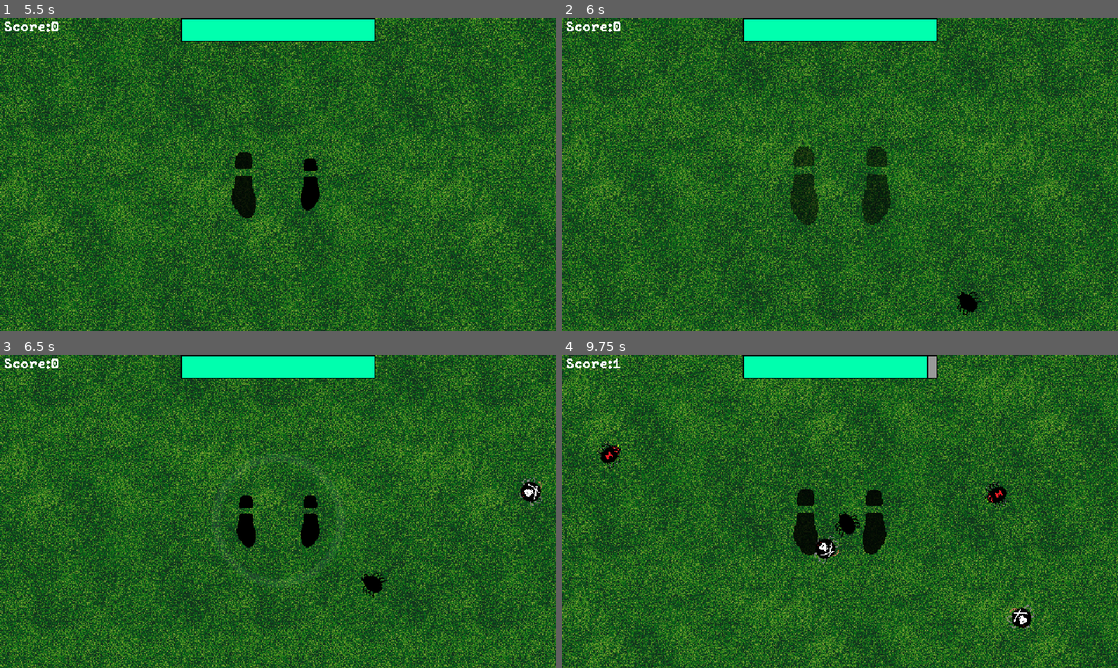
Above: before the commit, frames 1-4 (two rows, left to right).
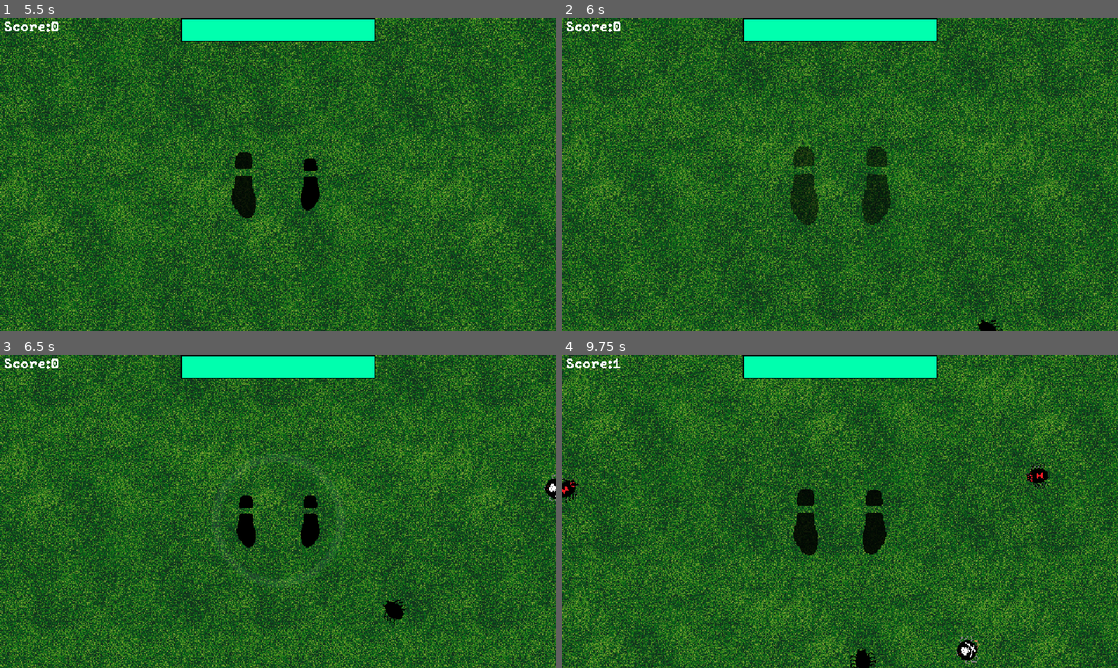
Above: after the commit, the same moments.

Repository: Burger-Bois/ld56
Game: Godot game, scene res://src/main.tscn
Two runs of this game, one before a commit and one after it. Both use one fixed random seed, a clock stepped at 60 frames per second and the inputs below.
Inputs:
- Up to frame 1 (5.5 s): click "Start" at 0.5 s; tap Enter at 1.25, 5 s; hold D (right) 1.28-2.03 s; tap Space (jump) at 1.35, 1.52, 1.82, 2.1, 2.27, 2.57, 2.75, 2.85, 3.6, 3.77, 4.07, 4.35, 4.52, 4.82, 5.1, 5.27 s; hold S (backward) 2.03-2.78 s; hold D (right) 2.78-3.53 s; hold W (forward) 3.53-4.28 s; hold A (left) from 4.28 s (still down)
- Up to frame 2 (6 s): tap Space (jump) at 5.57, 5.85 s; release A (left) at 5.78 s; hold S (backward) from 5.78 s (still down)
- Up to frame 3 (6.5 s): keep holding S (backward)
- Up to frame 4 (9.75 s): release S (backward) at 6.53 s; hold D (right) 6.53-7.28 s; tap Space (jump) at 6.6, 6.77, 7.07, 7.35, 7.52, 7.82, 8.1, 8.27, 8.57, 8.85, 9.6 s; hold W (forward) 7.28-8.03 s; hold D (right) 8.03-8.78 s; hold S (backward) 8.78-9.53 s; hold A (left) from 9.53 s (still down)

Frame 1 is identical in both runs. In frame 2, 0.3% of the frame differs, in the area x 71-80%, y 87-100%; in frame 3, 0.7%; in frame 4, 1.8%, in the area x 0-88%, y 0-100%.

Commit message:
Timed speed powerup

Diff:
--- a/src/player.gd
+++ b/src/player.gd
@@ -17,6 +17,7 @@
 var _current_pivot: Node2D
 var _health
 var _default_turn_speed
+var _default_jump_speed
 
 var _state: State = State.IDLE
 
@@ -25,6 +26,7 @@
 
 func _ready():
 	_default_turn_speed = turn_speed
+	_default_jump_speed = jump_speed
 	set_health(100)
 	SignalBus.enemy_hit.connect(on_enemy_hit)
 	_current_pivot = _left_boot
@@ -110,7 +112,7 @@
 	if enemy is SpikeyEnemy:
 		$TakeDamageAudioPlayer.play()
 	if enemy is SpeedPowerUpEnemy:
-		turn_speed = _default_turn_speed * 2
+		start_speed_powerup()
 
 
 func set_health(health: int):
@@ -136,6 +138,17 @@
 	$JumpAudioPlayer.play()
 	_left_boot.jump_finished.connect(_jump_finished)
 
+func start_speed_powerup():
+	turn_speed = _default_turn_speed * 1.75
+	jump_speed = _default_jump_speed * 1.5
+	$SpeedPowerupTimer.start()
+
+
+func end_speed_powerup():
+	turn_speed = _default_turn_speed
+	jump_speed = _default_jump_speed
+	$SpeedPowerupTimer.stop()
+
 
 func _jump_finished():
 	_left_boot.jump_finished.disconnect(_jump_finished)
@@ -146,3 +159,7 @@
 
 func end_jump():
 	_state = State.IDLE
+
+
+func _on_speed_powerup_timer_timeout() -> void:
+	end_speed_powerup()
--- a/src/player.tscn
+++ b/src/player.tscn
@@ -114,8 +114,6 @@
 collision_mask = 2
 motion_mode = 1
 script = ExtResource("1_4c8sp")
-turn_speed = null
-jump_speed = null
 
 [node name="Shockwave" type="Sprite2D" parent="."]
 position = Vector2(0, 10)
@@ -156,7 +154,11 @@
 "shockwave": SubResource("AnimationLibrary_73hsd")
 }
 
+[node name="SpeedPowerupTimer" type="Timer" parent="."]
+wait_time = 10.0
+
 [connection signal="hit" from="LeftBoot" to="." method="take_damage"]
 [connection signal="hit" from="RightBoot" to="." method="take_damage"]
 [connection signal="timeout" from="DazeTimer" to="." method="end_jump"]
 [connection signal="timeout" from="InvincibilityTimer" to="." method="set" binds= ["_invincible", false]]
+[connection signal="timeout" from="SpeedPowerupTimer" to="." method="_on_speed_powerup_timer_timeout"]
--- a/src/stage.gd
+++ b/src/stage.gd
@@ -55,7 +55,7 @@
 		return linear_enemy_scene
 	elif enemy_select <= 55:
 		return random_enemy_scene
-	elif enemy_select <= 87:
+	elif enemy_select <= 85:
 		return spikey_enemy_scene
 	elif enemy_select <= 90:
 		return speed_powerup_scene
--- a/src/stage.tscn
+++ b/src/stage.tscn
@@ -1,13 +1,14 @@
-[gd_scene load_steps=19 format=4 uid="uid://bfa2xbiiyaxkl"]
+[gd_scene load_steps=20 format=4 uid="uid://bfa2xbiiyaxkl"]
 
 [ext_resource type="PackedScene" uid="uid://j82506cb8570" path="res://src/player.tscn" id="1_pla2g"]
 [ext_resource type="Script" path="res://src/stage.gd" id="1_x0yvg"]
 [ext_resource type="PackedScene" uid="uid://dm32023ha7bv" path="res://src/linear_enemy.tscn" id="2_7mh81"]
-[ext_resource type="PackedScene" uid="uid://jx0os7xl2mql" path="res://src/speed_powerup_enemy.tscn" id="3_labhp"]
+[ext_resource type="PackedScene" uid="uid://jnra6xexm56q" path="res://src/random_enemy.tscn" id="3_labhp"]
 [ext_resource type="Texture2D" uid="uid://rkedicfg67o5" path="res://assets/background-grass.png" id="4_0kh3u"]
 [ext_resource type="PackedScene" uid="uid://cufy382dcylq7" path="res://src/spikey_enemy.tscn" id="4_hw7w1"]
 [ext_resource type="Texture2D" uid="uid://b6xf6xxidqbrk" path="res://assets/fence.png" id="5_hbomb"]
 [ext_resource type="PackedScene" uid="uid://cv6q1tx4h8a25" path="res://src/following_enemy.tscn" id="5_x2bp2"]
+[ext_resource type="PackedScene" uid="uid://jx0os7xl2mql" path="res://src/speed_powerup_enemy.tscn" id="6_aomor"]
 [ext_resource type="AudioStream" uid="uid://7ysekthjvnh5" path="res://assets/music/bugloop.wav" id="8_x6t8w"]
 
 [sub_resource type="TileSetAtlasSource" id="TileSetAtlasSource_bxj2c"]
@@ -95,8 +96,6 @@
 [node name="Player" parent="." instance=ExtResource("1_pla2g")]
 z_index = 10
 position = Vector2(544, 576)
-turn_speed = null
-jump_speed = null
 
 [node name="Camera2D" type="Camera2D" parent="Player"]
 limit_left = -64
@@ -105,7 +104,7 @@
 limit_bottom = 1146
 
 [node name="EnemyTimer" type="Timer" parent="."]
-wait_time = 0.2
+wait_time = 0.25
 autostart = true
 
 [node name="EnemyPath" type="Path2D" parent="."]
Not shown: 1 places in src/random_enemy.tscn that only renumber resources
Not shown: 1 places in src/stage.tscn that only renumber resources
